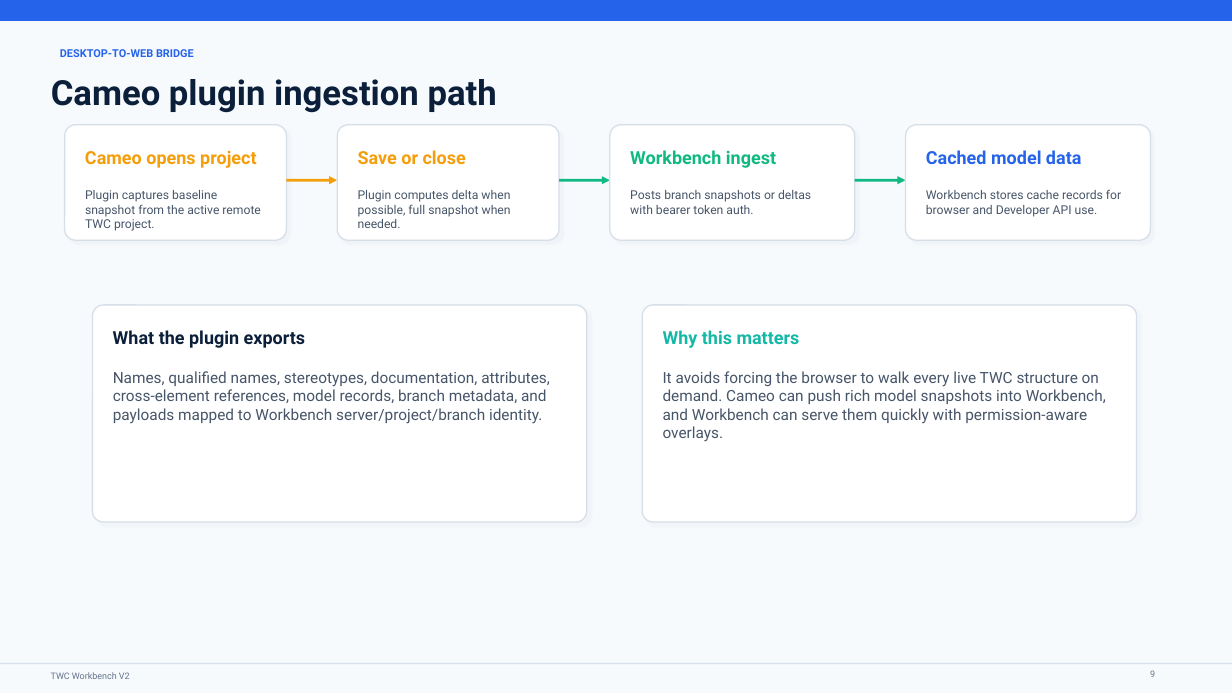
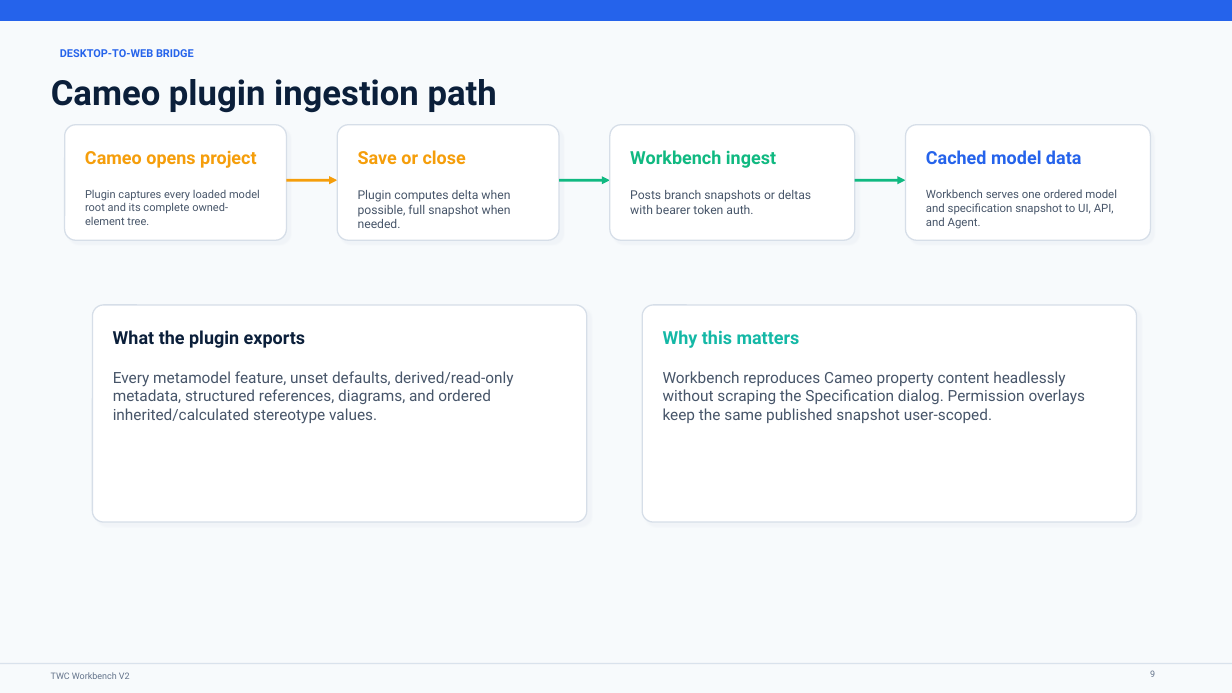
Before and after one commit to lordbeef2-sketch/2024x_WorkbenchV2, a slide deck: slide 9 of Presentation/TWC_WorkbenchV2_How_It_Works.pptx. Drawn at 1232x693 pixels with LibreOffice and Linux fonts; fonts in the diff are those of the drawing. Boxes give left, top, right and bottom in pixels: in the first picture for what was removed or moved away, otherwise in the second. Text is boxed around its words. In the diff, an @@ line names an element or a change of style, - is before the commit and + after.

Commit message:
Add native Cameo specs and grounded Workbench agent

```diff
--- a/Presentation/TWC_WorkbenchV2_How_It_Works.pptx
+++ b/Presentation/TWC_WorkbenchV2_How_It_Works.pptx
@@ text at box(85, 189, 260, 225): text changed; size 9.5 to 8.6 pt @@
-Plugin captures baseline snapshot from the active remote TWC project.
+Plugin captures every loaded model root and its complete owned-element tree.
@@ text at box(926, 189, 1117, 229): text changed; size 9.5 to 8.9 pt @@
-Workbench stores cache records for browser and Developer API use.
+Workbench serves one ordered model and specification snapshot to UI, API, and Agent.
@@ text at box(113, 371, 514, 424): text changed @@
-Names, qualified names, stereotypes, documentation, attributes, cross-element references, model records, branch metadata, and payloads mapped to Workbench server/project/branch identity.
+Every metamodel feature, unset defaults, derived/read-only metadata, structured references, diagrams, and ordered inherited/calculated stereotype values.
@@ text at box(663, 371, 1086, 423): text changed @@
-It avoids forcing the browser to walk every live TWC structure on demand. Cameo can push rich model snapshots into Workbench, and Workbench can serve them quickly with permission-aware overlays.
+Workbench reproduces Cameo property content headlessly without scraping the Specification dialog. Permission overlays keep the same published snapshot user-scoped.
```
Also in this commit, not shown: 6 other slides changed, 18 other files.
